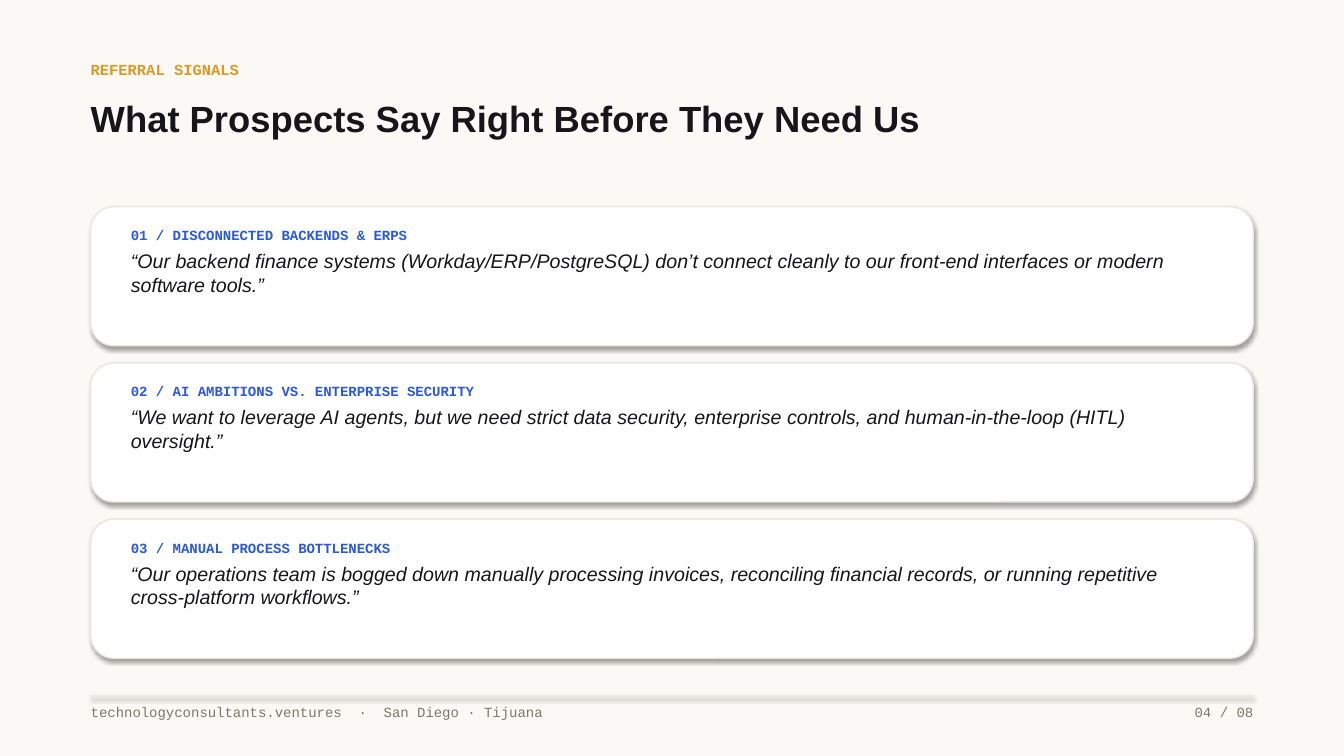
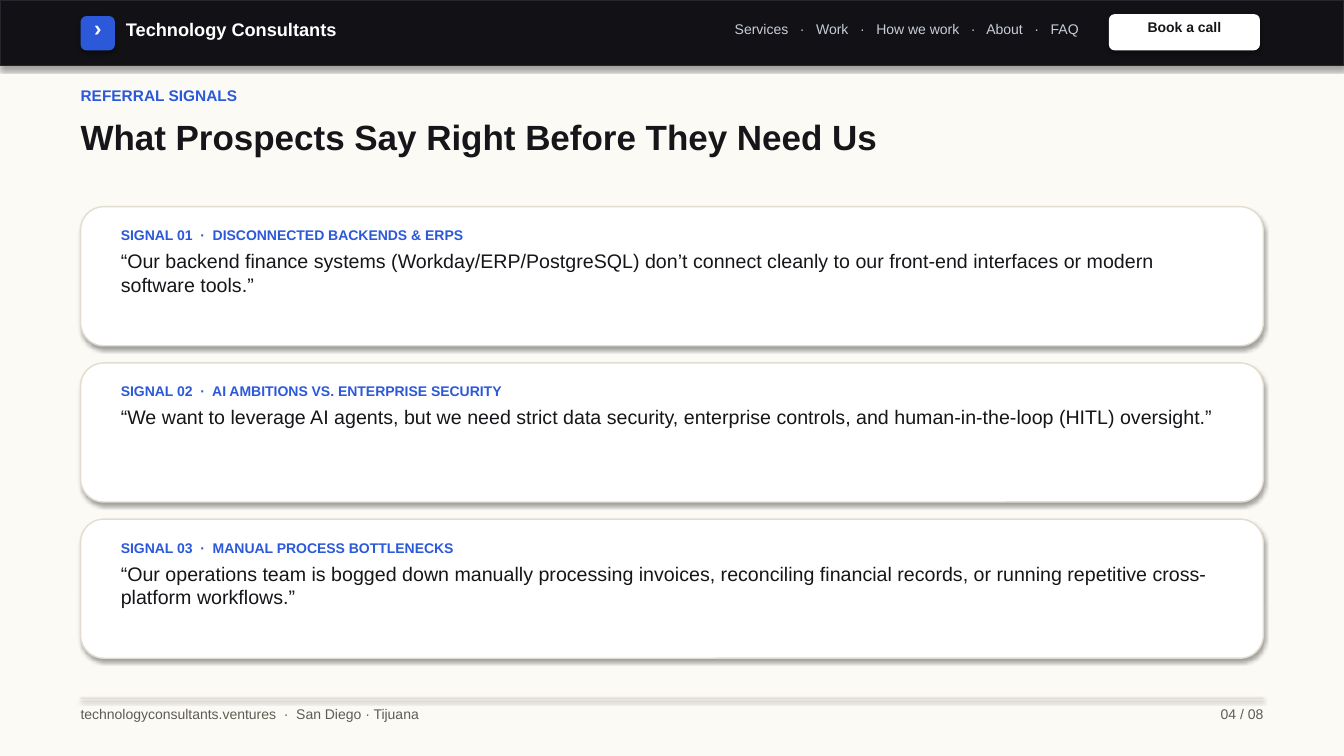
Before and after one commit to rguido198/TechnologyConsultantsVentures, a slide deck: slide 4 of Technology_Consultants_Who_to_Send_My_Way.pptx. Drawn at 1344x756 pixels with LibreOffice and Linux fonts; fonts in the diff are those of the drawing. Boxes give left, top, right and bottom in pixels: in the first picture for what was removed or moved away, otherwise in the second. Text is boxed around its words. In the diff, an @@ line names an element or a change of style, - is before the commit and + after.

Commit message:
Update design.md and rebuild PowerPoint decks with Helvetica Neue system sans typography, web navigation mockup, and clean modern software brand styling

```diff
--- a/Technology_Consultants_Who_to_Send_My_Way.pptx
+++ b/Technology_Consultants_Who_to_Send_My_Way.pptx
@@ background #FAF9F5 to #FBFAF5 @@
@@ rectangle added at bbox=[0, 0, 1344, 66], fill #121216, outline #26262C 1 pt @@
@@ rounded rectangle added at bbox=[81, 16, 115, 50], fill #2B59D9 @@
@@ text added at bbox=[81, 14, 115, 48], 16 pt, text #FFFFFF, bold @@
+›
@@ text added at bbox=[126, 22, 337, 40], 13 pt, text #FFFFFF, bold @@
+Technology Consultants
@@ text added at bbox=[735, 24, 1079, 37], 10 pt, text #C8CDD7 @@
+Services · Work · How we work · About · FAQ
@@ rounded rectangle added at bbox=[1109, 14, 1260, 50], fill #FFFFFF @@
@@ text added at bbox=[1148, 22, 1221, 32], 10 pt, text #16161A, bold @@
+Book a call
@@ text "REFERRAL SIGNALS": place and size @@
-text "REFERRAL SIGNALS" at bbox=[91, 64, 239, 75]
+text "REFERRAL SIGNALS" at bbox=[81, 90, 238, 101]
@@ text "REFERRAL SIGNALS" at bbox=[81, 90, 238, 101]: font Courier New to Arial, text colour #D99B26 to #2B59D9 @@
@@ text "What Prospects Say Right Before ...": place and size @@
-text "What Prospects Say Right Before ..." at bbox=[91, 105, 920, 139]
+text "What Prospects Say Right Before ..." at bbox=[81, 124, 877, 157]
@@ text "What Prospects Say Right Before ..." at bbox=[81, 124, 877, 157]: size 26 to 25 pt @@
@@ rounded rectangle: place and size @@
-rounded rectangle at bbox=[91, 207, 1253, 346]
+rounded rectangle at bbox=[81, 207, 1263, 346]
@@ text "SIGNAL 01 · DISCONNECTED BACKENDS ...": place and size @@
-text "SIGNAL 01 · DISCONNECTED BACKENDS ..." at bbox=[131, 230, 1164, 293]
+text "SIGNAL 01 · DISCONNECTED BACKENDS ..." at bbox=[121, 230, 1154, 293]
@@ text at bbox=[121, 230, 463, 240]: text changed; font Courier New to Arial @@
-01 / DISCONNECTED BACKENDS & ERPS
+SIGNAL 01 · DISCONNECTED BACKENDS & ERPS
@@ text at bbox=[121, 253, 1154, 293]: italic off in "“Our backend finance systems (Workday/ERP/PostgreSQL) don’t  ..." @@
@@ rounded rectangle: place and size @@
-rounded rectangle at bbox=[91, 363, 1253, 502]
+rounded rectangle at bbox=[81, 363, 1263, 502]
@@ text "SIGNAL 02 · AI AMBITIONS ...": place and size @@
-text "SIGNAL 02 · AI AMBITIONS ..." at bbox=[131, 386, 1126, 452]
+text "SIGNAL 02 · AI AMBITIONS ..." at bbox=[121, 386, 1212, 428]
@@ text at bbox=[121, 386, 502, 396]: text changed; font Courier New to Arial @@
-02 / AI AMBITIONS VS. ENTERPRISE SECURITY
+SIGNAL 02 · AI AMBITIONS VS. ENTERPRISE SECURITY
@@ text at bbox=[121, 409, 1212, 428]: italic off in "“We want to leverage AI agents, but ..." @@
@@ outline #EBE7DF 1 pt to #E2DDD0 1 pt in 3 elements at bbox=[81, 207, 1263, 346], bbox=[81, 363, 1263, 502], bbox=[81, 519, 1263, 658] @@
@@ rounded rectangle: place and size @@
-rounded rectangle at bbox=[91, 519, 1253, 658]
+rounded rectangle at bbox=[81, 519, 1263, 658]
@@ text "SIGNAL 03 · MANUAL PROCESS ...": place and size @@
-text "SIGNAL 03 · MANUAL PROCESS ..." at bbox=[131, 543, 1158, 608]
+text "SIGNAL 03 · MANUAL PROCESS ..." at bbox=[121, 543, 1206, 608]
@@ text at bbox=[121, 543, 454, 553]: text changed; font Courier New to Arial @@
-03 / MANUAL PROCESS BOTTLENECKS
+SIGNAL 03 · MANUAL PROCESS BOTTLENECKS
@@ text at bbox=[121, 566, 1206, 608]: italic off in "“Our operations team is bogged down manually ..." @@
@@ text "technologyconsultants.ventures · San Diego · ...": place and size @@
-text "technologyconsultants.ventures · San Diego · ..." at bbox=[91, 707, 543, 720]
+text "technologyconsultants.ventures · San Diego · ..." at bbox=[81, 709, 419, 722]
@@ text "technologyconsultants.ventures · San Diego · ..." at bbox=[81, 709, 419, 722]: font Courier New to Arial, text colour #7C786C to #5F5C52 @@
@@ rectangle: place and size @@
-rectangle at bbox=[91, 696, 1253, 697]
+rectangle at bbox=[81, 698, 1263, 699]
@@ rectangle at bbox=[81, 698, 1263, 699]: fill #EBE7DF to #E2DDD0 @@
@@ text "04 / 08" at bbox=[1221, 709, 1264, 719]: font Courier New to Arial, text colour #7C786C to #5F5C52 @@
@@ text "04 / 08": place and size @@
-text "04 / 08" at bbox=[1195, 707, 1254, 717]
+text "04 / 08" at bbox=[1221, 709, 1264, 719]
```
Also in this commit, not shown: 7 other slides changed, 2 other files.
